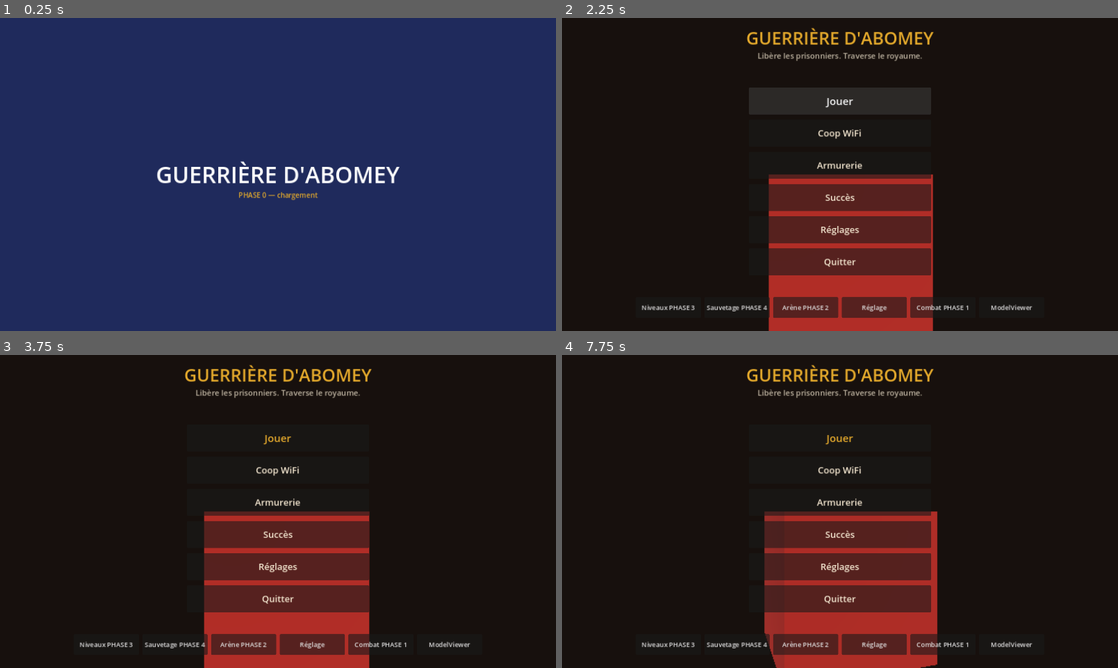
Above: before the commit, frames 1-4 (two rows, left to right).
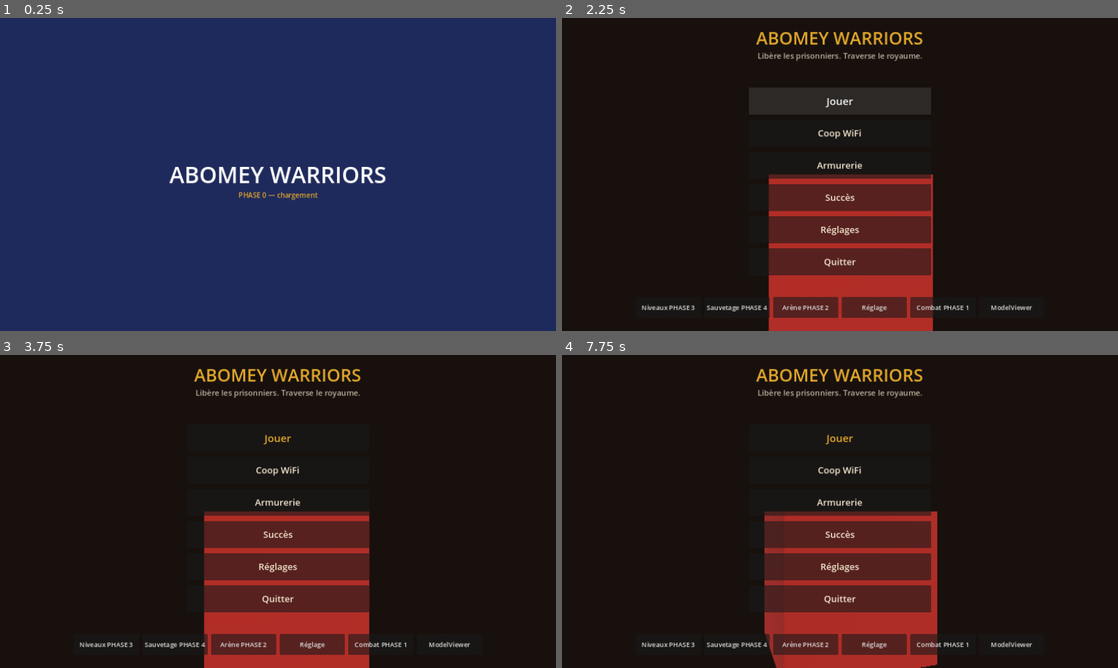
Above: after the commit, the same moments.

Repository: EudesJohn/jeux
Game: Godot game, scene res://scenes/main/Splash.tscn
Two runs of this game, one before a commit and one after it. Both use one fixed random seed, a clock stepped at 60 frames per second and the inputs below.
Inputs (mouse positions are in pixels of both pictures, inside the frame that each line leads up to):
- Up to frame 1 (0.25 s): no input
- Up to frame 2 (2.25 s): tap Enter at 0.5, 2 s; move the mouse to (962, 158) at 0.52 s; hold D 0.53-1.25 s; tap J at 0.6 s; click (962, 158) at 0.67 s; tap Space at 1.25 s; drag from (728, 190) to (812, 237) at 1.27 s; move the mouse to (895, 105) at 2.02 s; hold D from 2.03 s (still down); tap L at 2.1 s
- Up to frame 3 (3.75 s): release D at 2.75 s; click "Jouer" at 2.75 s; click "Retour" at 3.5 s
- Up to frame 4 (7.75 s): click "Jouer" at 4.25 s; click "Aventure 5 chapitres, 25 nive…" at 5 s; click "Modes" at 5.75 s; click "Sauvetage 17 niveaux + une es…" at 6.5 s; click "Retour au menu" at 7.25 s

The runs differ from the first frame. In frame 1, 1.4% of the frame differs, in the area x 28-72%, y 45-53%; in frame 2, 0.8%; in frame 3, 0.8%; in frame 4, 0.8%.

Commit message:
Renomme le jeu en Abomey Warriors et finalise les visuels Play
Le titre réel remplace le nom de travail dans le projet, les traductions, la
fiche Play et la politique ; l'icône adaptative et la bannière 1024×500 sont
générées par script et les APK/AAB sont réexportés sous le nouveau nom.

🤖 Generated with Codebuff
Co-Authored-By: Codebuff <noreply@codebuff.com>

Diff:
--- /dev/null
+++ b/assets/ui/store/icon_foreground.svg
@@ -0,0 +1,13 @@
+<svg xmlns="http://www.w3.org/2000/svg" width="432" height="432" viewBox="0 0 432 432">
+  <!-- Calque avant de l'icône adaptative : logo dans la zone sûre (66 %). -->
+  <g transform="translate(88 88) scale(0.5)">
+    <circle cx="256" cy="256" r="214" fill="#B3261E"/>
+    <circle cx="256" cy="256" r="214" fill="none" stroke="#E3A92B" stroke-width="18"/>
+    <circle cx="256" cy="256" r="178" fill="none" stroke="#F5E9D0" stroke-width="4" opacity="0.45"/>
+    <path d="M256 104 L288 312 L256 356 L224 312 Z" fill="#E3A92B"/>
+    <path d="M256 110 L256 348" stroke="#F5E9D0" stroke-width="5" opacity="0.55"/>
+    <path d="M168 372 H344" stroke="#E3A92B" stroke-width="20" stroke-linecap="round"/>
+    <path d="M256 372 V428" stroke="#7A4A22" stroke-width="24" stroke-linecap="round"/>
+    <circle cx="256" cy="440" r="14" fill="#E3A92B"/>
+  </g>
+</svg>
--- a/icon.svg
+++ b/icon.svg
@@ -1,8 +1,12 @@
-<svg xmlns="http://www.w3.org/2000/svg" width="192" height="192" viewBox="0 0 192 192">
-  <!-- Icône provisoire PHASE 0 : médaillon rouge Dahomey avec sabre or (remplacer à PHASE 9) -->
-  <rect width="192" height="192" rx="24" fill="#1F2A5C"/>
-  <circle cx="96" cy="96" r="72" fill="#B3261E"/>
-  <circle cx="96" cy="96" r="72" fill="none" stroke="#E3A92B" stroke-width="8"/>
-  <path d="M96 34 L104 120 L96 140 L88 120 Z" fill="#E3A92B"/>
-  <path d="M96 34 L76 118 L96 132" fill="none" stroke="#F5E9D0" stroke-width="6" stroke-linecap="round"/>
+<svg xmlns="http://www.w3.org/2000/svg" width="512" height="512" viewBox="0 0 512 512">
+  <!-- Médaillon du Dahomey : disque rouge, anneau d'or, sabre cérémoniel. -->
+  <rect width="512" height="512" fill="#151D3D"/>
+  <circle cx="256" cy="256" r="214" fill="#B3261E"/>
+  <circle cx="256" cy="256" r="214" fill="none" stroke="#E3A92B" stroke-width="18"/>
+  <circle cx="256" cy="256" r="178" fill="none" stroke="#F5E9D0" stroke-width="4" opacity="0.45"/>
+  <path d="M256 104 L288 312 L256 356 L224 312 Z" fill="#E3A92B"/>
+  <path d="M256 110 L256 348" stroke="#F5E9D0" stroke-width="5" opacity="0.55"/>
+  <path d="M168 372 H344" stroke="#E3A92B" stroke-width="20" stroke-linecap="round"/>
+  <path d="M256 372 V428" stroke="#7A4A22" stroke-width="24" stroke-linecap="round"/>
+  <circle cx="256" cy="440" r="14" fill="#E3A92B"/>
 </svg>
--- a/project.godot
+++ b/project.godot
@@ -5,7 +5,7 @@
 
 [application]
 
-config/name="Guerrière d'Abomey"
+config/name="Abomey Warriors"
 config/description="Action-aventure 3D low-poly hors ligne, inspirée du royaume du Dahomey."
 config/author="Johnson Studio"
 config/copyright="© 2026 Johnson Studio"
--- a/scenes/main/Splash.tscn
+++ b/scenes/main/Splash.tscn
@@ -34,7 +34,7 @@
 grow_horizontal = 2
 grow_vertical = 2
 theme_override_font_sizes/font_size = 52
-text = "GUERRIÈRE D'ABOMEY"
+text = "ABOMEY WARRIORS"
 horizontal_alignment = 1
 vertical_alignment = 1
 
--- a/scripts/ui/MainMenu.gd
+++ b/scripts/ui/MainMenu.gd
@@ -38,7 +38,7 @@
 
 	var title := Label.new()
 	title.name = "Title"
-	title.text = "GUERRIÈRE D'ABOMEY"
+	title.text = "ABOMEY WARRIORS"
 	title.horizontal_alignment = HORIZONTAL_ALIGNMENT_CENTER
 	title.add_theme_font_size_override("font_size", 40)
 	title.add_theme_color_override("font_color", GOLD)
--- /dev/null
+++ b/tools/make_store_assets.gd
@@ -0,0 +1,42 @@
+extends SceneTree
+## Rasterise les SVG de l'icône pour le store et Android.
+##
+##   godot --headless --path . --script res://tools/make_store_assets.gd
+##
+## Produit :
+##   assets/ui/store/icon_512.png                        (icône Play 512×512)
+##   assets/ui/store/icon_adaptive_foreground_432.png    (calque avant, transparent)
+## Le fond adaptatif et la bannière sont générés par `tools/make_store_assets.py`.
+
+const JOBS := [
+	{"src": "res://icon.svg", "dst": "res://assets/ui/store/icon_512.png", "scale": 1.0},
+	{"src": "res://assets/ui/store/icon_foreground.svg",
+	 "dst": "res://assets/ui/store/icon_adaptive_foreground_432.png", "scale": 1.0},
+]
+
+
+func _init() -> void:
+	var failed := 0
+	for job in JOBS:
+		if not _render(job["src"], job["dst"], job["scale"]):
+			failed += 1
+	quit(failed)
+
+
+func _render(src: String, dst: String, svg_scale: float) -> bool:
+	var bytes := FileAccess.get_file_as_bytes(src)
+	if bytes.is_empty():
+		push_error("SVG illisible : " + src)
+		return false
+	var image := Image.new()
+	var err := image.load_svg_from_buffer(bytes, svg_scale)
+	if err != OK:
+		push_error("SVG non décodé (%d) : %s" % [err, src])
+		return false
+	DirAccess.make_dir_recursive_absolute(dst.get_base_dir())
+	err = image.save_png(dst)
+	if err != OK:
+		push_error("PNG non écrit (%d) : %s" % [err, dst])
+		return false
+	print("[icône] %s -> %s  %s" % [src, dst, image.get_size()])
+	return true
Not shown, changed: assets/i18n/en.po
Not shown, changed: assets/i18n/fon.po
Not shown, changed: assets/i18n/fr.po
Binary file added: assets/ui/store/icon_512.png
Not shown, added: assets/ui/store/icon_512.png.import
Binary file added: assets/ui/store/icon_adaptive_background_432.png
Not shown, added: assets/ui/store/icon_adaptive_background_432.png.import
Binary file added: assets/ui/store/icon_adaptive_foreground_432.png
Not shown, added: assets/ui/store/icon_adaptive_foreground_432.png.import
Not shown, added: assets/ui/store/icon_foreground.svg.import
Not shown, added: export/store/feature_graphic_1024x500.png.import
Not shown, changed: export_presets.cfg
(and 14 more such lines)
